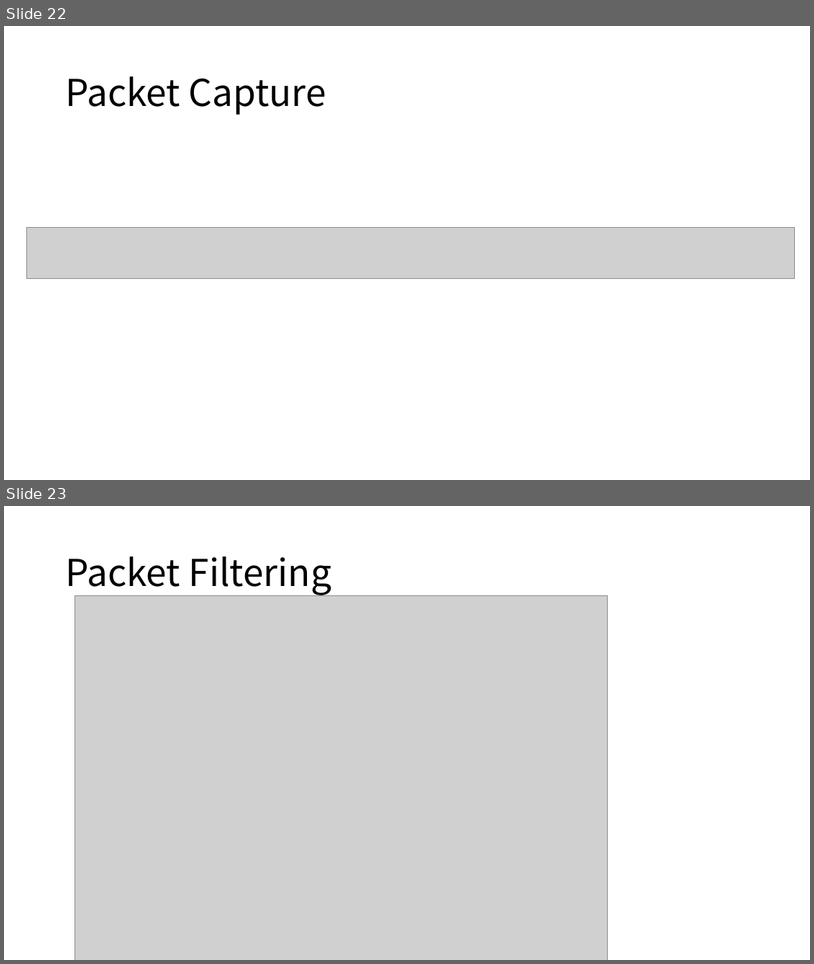
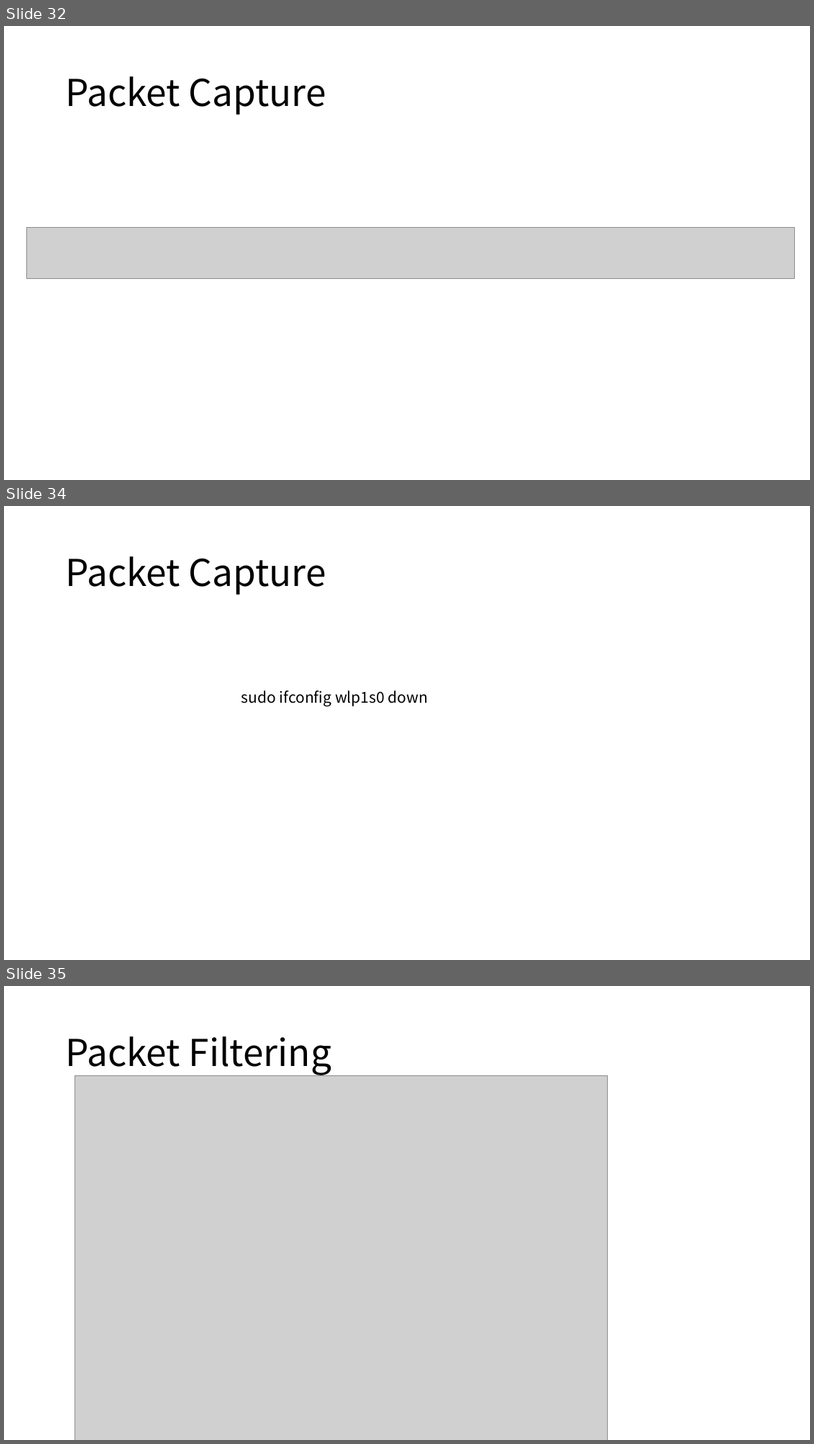
Before and after one commit to gunwooKim-Korea/network-fuzzer, a slide deck: networkfuzzer/Network fuzzer.pptx. Shown one above the other, each under a label of ours: slides 22 and 23 before the commit, slides 32, 34 and 35 after it; the slides between them are not shown. The pictures are 814x964 and 814x1444 pixels, drawn with LibreOffice and Linux fonts; fonts in the diff are those of the drawing; grey boxes stand for pictures. Boxes give left, top, right and bottom in pixels: in the first picture for what was removed or moved away, otherwise in the second. Text is boxed around its words. In the diff, an @@ line names an element or a change of style, - is before the commit and + after.

```diff
--- a/networkfuzzer/Network fuzzer.pptx
+++ b/networkfuzzer/Network fuzzer.pptx
@@ slide 34 added at <box>4,506,810,960</box>, background #FFFFFF @@
@@ title added at <box>65,556,327,595</box>, 44 pt, text #000000 @@
+Packet Capture
@@ text added at <box>242,690,428,706</box>, 18 pt, text #000000 @@
+sudo ifconfig wlp1s0 down
@@ what was slide 22 is now slide 32 @@
@@ what was slide 23 is now slide 35 @@
```
Also in this commit, not shown: 2 slides changed, 19 other slides added.
